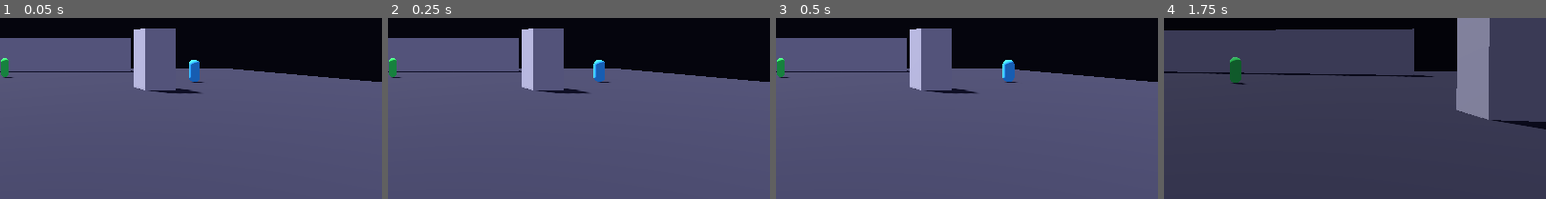
Above: before the commit, frames 1-4 (left to right).
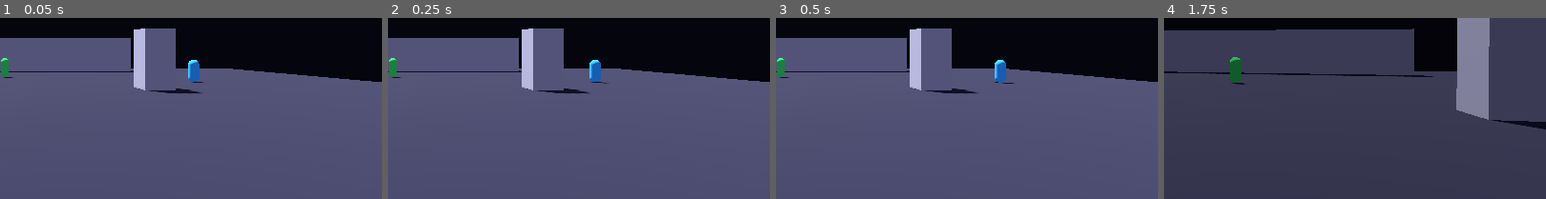
Above: after the commit, the same moments.

Repository: toot-a-loot/UP-GameJam
Game: Godot game, scene res://entities/enemies/enemy_test_scene.tscn
Two runs of this game, one before a commit and one after it. Both use one fixed random seed, a clock stepped at 60 frames per second and the inputs below. This scene is started directly instead of the project's main scene.
Inputs (mouse positions are % of the whole screen's width and height, from its top left):
- Up to frame 1 (0.05 s): no input
- Up to frame 2 (0.25 s): no input
- Up to frame 3 (0.5 s): no input
- Up to frame 4 (1.75 s): tap Enter at 0.5, 1.35 s; move the mouse to (55, 21) at 0.52 s; hold W (move_up) from 0.53 s (still down); tap Space (cover_eyes) at 0.6 s; move the mouse to (45, 22) at 1.27 s
The pictures show only the part of the screen within x 49-99%, y 13-63%; the shares and areas given below are measured in that part.

The runs differ from the first frame. In frame 1, less than 0.1% of the frame differs, in the area x 49-53%, y 23-36%; in frame 2, 0.4%; in frame 3, 0.6%, in the area x 57-63%, y 23-37%; in frame 4, nothing differs.

Commit message:
added walking to listener instead of always running, adjust listener and chaser unit sizes, fix some watcher bugs

Diff:
--- a/entities/enemies/chaser/chaser.tscn
+++ b/entities/enemies/chaser/chaser.tscn
@@ -43,5 +43,5 @@
 
 [node name="FootstepSound" type="AudioStreamPlayer3D" parent="."]
 stream = ExtResource("2_footstep_audio")
-unit_size = 10.0
+unit_size = 18.0
 max_distance = 30.0
--- a/entities/enemies/listener/listener.gd
+++ b/entities/enemies/listener/listener.gd
@@ -17,6 +17,10 @@
 @onready var footstep_sound: AudioStreamPlayer3D = $FootstepSound
 
 #footstep
+@export var chase_speed: float = 7.0
+@export var walk_speed: float = 5.0
+@export var footstep_chase_sound: AudioStream
+@export var footstep_walk_sound: AudioStream
 @export var footstep_interval: float = 0.3
 
 #state
@@ -34,7 +38,7 @@
 func _ready():
 	super._ready()
 
-	speed = 7.0
+	speed = walk_speed
 	can_move = true
 
 	#initialize wandering
@@ -50,8 +54,10 @@
 		_check_for_footsteps()
 
 	if is_chasing:
+		speed = chase_speed
 		search_timer -= delta
 		if search_timer <= 0:#lost the player start wander
+			speed = walk_speed
 			is_chasing = false
 			_choose_new_wander_direction()
 
@@ -67,8 +73,13 @@
 	super._physics_process(delta)
 
 func _play_footstep():
-	if footstep_sound and not footstep_sound.playing:
-		footstep_sound.play()
+	if footstep_sound:
+		var target_stream = footstep_chase_sound if is_chasing else footstep_walk_sound
+		if footstep_sound.stream != target_stream:
+			footstep_sound.stream = target_stream
+			footstep_sound.stop()
+		if not footstep_sound.playing:
+			footstep_sound.play()
 
 func _check_for_footsteps():
 	if player == null:
@@ -114,7 +125,7 @@
 	var direction = (next_pos - global_position).normalized()
 	direction.y = 0
 	velocity.x = direction.x * speed
-	velocity.y = direction.y * speed
+	velocity.z = direction.z * speed
 
 func _choose_new_wander_direction():
 	var random_offset = Vector3(randf_range(-15,15),0,randf_range(-15,15))
@@ -132,9 +143,7 @@
 		player_in_hearing_range = false
 
 func _on_player_spotted(position: Vector3):
-	set_chase_target(position)
-	search_timer = memory_duration
-	is_chasing = true
+	pass
 
 func can_hear_player() -> bool:
 	if player == null:
--- a/entities/enemies/listener/listener.tscn
+++ b/entities/enemies/listener/listener.tscn
@@ -1,7 +1,8 @@
-[gd_scene load_steps=7 format=3 uid="uid://clistener_enemy"]
+[gd_scene load_steps=8 format=3 uid="uid://dnqg1ryy6bkjl"]
 
-[ext_resource type="Script" path="res://entities/enemies/listener/listener.gd" id="1_listener"]
-[ext_resource type="AudioStream" path="res://assets/audio/Fast running sound effect for monster.mp3" id="2_footstep_audio"]
+[ext_resource type="Script" uid="uid://ypressxy4i2a" path="res://entities/enemies/listener/listener.gd" id="1_listener"]
+[ext_resource type="AudioStream" uid="uid://kmcany7plqph" path="res://assets/audio/Fast running sound effect for monster.mp3" id="2_footstep_audio"]
+[ext_resource type="AudioStream" uid="uid://coilmouskbmqh" path="res://assets/audio/walking.mp3" id="3_j15k5"]
 
 [sub_resource type="CapsuleShape3D" id="CapsuleShape3D_body"]
 radius = 0.4
@@ -20,7 +21,8 @@
 
 [node name="Listener" type="CharacterBody3D"]
 script = ExtResource("1_listener")
-speed = 7.0
+footstep_chase_sound = ExtResource("2_footstep_audio")
+footstep_walk_sound = ExtResource("3_j15k5")
 
 [node name="CollisionShape3D" type="CollisionShape3D" parent="."]
 transform = Transform3D(1, 0, 0, 0, 1, 0, 0, 0, 1, 0, 0.9, 0)
@@ -32,16 +34,13 @@
 
 [node name="NavigationAgent3D" type="NavigationAgent3D" parent="."]
 path_desired_distance = 0.5
-target_desired_distance = 1.0
 
 [node name="HearingArea" type="Area3D" parent="."]
 collision_layer = 0
-collision_mask = 1
 
 [node name="HearingRadius" type="CollisionShape3D" parent="HearingArea"]
 shape = SubResource("SphereShape3D_hearing")
 
 [node name="FootstepSound" type="AudioStreamPlayer3D" parent="."]
-stream = ExtResource("2_footstep_audio")
 unit_size = 15.0
-max_distance = 40.0
+max_distance = 20.0
--- a/entities/enemies/watcher/watcher.gd
+++ b/entities/enemies/watcher/watcher.gd
@@ -5,7 +5,7 @@
 
 #vision settings
 @export var vision_range: float = 15.0
-@export var vision_angle: float = 90.0
+@export var vision_angle: float = 45.0
 @export var alert_cooldown: float = 5.0
 @export var eyes_open_duration: float = 5.0
 @export var eyes_closed_duration: float = 2.0
@@ -98,7 +98,14 @@
 	if angle > vision_angle:
 		_set_player_visible(false)
 		return
+	raycast.look_at(player.global_position)
+	raycast.force_raycast_update()
 
+	if raycast.is_colliding():
+		var collider = raycast.get_collider()
+		if collider != player:
+			_set_player_visible(false)#nay ga block
+			return
 	#player is within cone and visible, alert others
 	_set_player_visible(true)
 	_alert_other_enemies()
Not shown, added: assets/audio/walking.mp3
